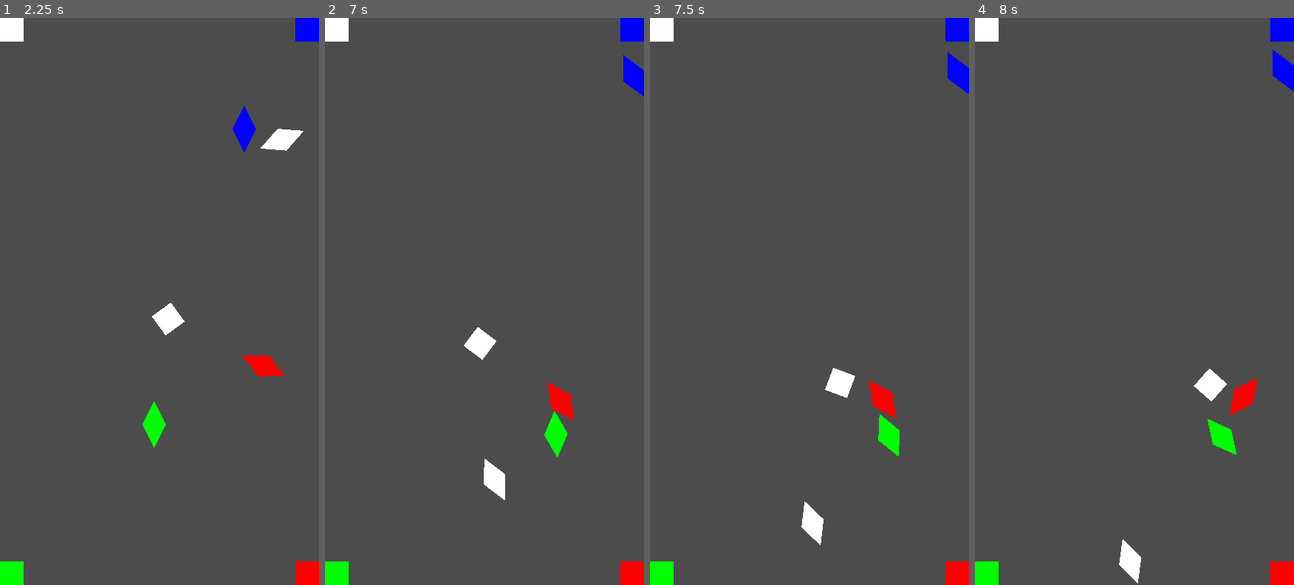
Above: before the commit, frames 1-4 (left to right).
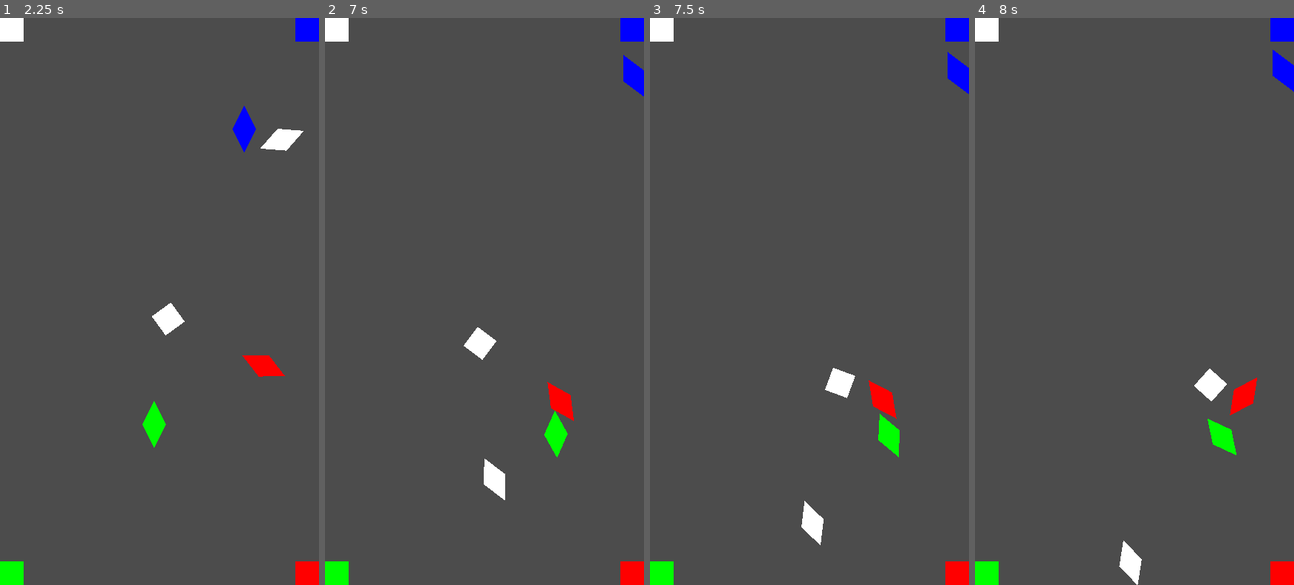
Above: after the commit, the same moments.

Repository: Kiel97/easy-jam-8bits-to-infinity
Game: Godot game, scene res://Game.tscn
Same seed, same stepped clock (60 frames per second), same inputs: the game is played once before the commit and once after it.
Inputs (mouse positions are in pixels of both pictures, inside the frame that each line leads up to):
- Up to frame 1 (2.25 s): move the mouse to (143, 414) at 0.52 s; move the mouse to (255, 386) at 1.27 s; move the mouse to (63, 216) at 2.02 s
- Up to frame 2 (7 s): move the mouse to (500, 301) at 2.77 s; move the mouse to (436, 159) at 3.52 s; move the mouse to (554, 273) at 4.27 s; move the mouse to (420, 329) at 5.02 s; move the mouse to (516, 176) at 5.77 s; move the mouse to (468, 414) at 6.52 s
- Up to frame 3 (7.5 s): move the mouse to (905, 386) at 7.27 s
- Up to frame 4 (8 s): no input

Frame 1 is identical in both runs. In frame 2, less than 0.1% of the frame differs, in the area x 43-79%, y 54-84%; in frame 3, less than 0.1%; in frame 4, less than 0.1%, in the area x 45-89%, y 62-100%.

Commit message:
Make Border a 1-way collisions. Add placeholder for generator

Diff:
--- a/Game.tscn
+++ b/Game.tscn
@@ -9,7 +9,12 @@
 extents = Vector2( 80, 20 )
 
 [sub_resource type="RectangleShape2D" id=2]
-extents = Vector2( 20, 128 )
+extents = Vector2( 128, 20 )
+
+[sub_resource type="Curve2D" id=3]
+_data = {
+"points": PoolVector2Array(  )
+}
 
 [node name="Game" type="Node2D"]
 script = ExtResource( 2 )
@@ -43,7 +48,9 @@
 collision_layer = 4
 
 [node name="CollisionShape2D" type="CollisionShape2D" parent="Borders/NorthBorder"]
+rotation = 3.14159
 shape = SubResource( 1 )
+one_way_collision = true
 __meta__ = {
 "_edit_lock_": true
 }
@@ -54,6 +61,8 @@
 
 [node name="CollisionShape2D2" type="CollisionShape2D" parent="Borders/SouthBorder"]
 shape = SubResource( 1 )
+one_way_collision = true
+one_way_collision_margin = 3.7
 __meta__ = {
 "_edit_lock_": true
 }
@@ -63,7 +72,9 @@
 collision_layer = 4
 
 [node name="CollisionShape2D3" type="CollisionShape2D" parent="Borders/WestBorder"]
+rotation = -4.71238
 shape = SubResource( 2 )
+one_way_collision = true
 __meta__ = {
 "_edit_lock_": true
 }
@@ -73,35 +84,47 @@
 collision_layer = 4
 
 [node name="CollisionShape2D4" type="CollisionShape2D" parent="Borders/EastBorder"]
+rotation = -1.57079
 shape = SubResource( 2 )
+one_way_collision = true
 __meta__ = {
 "_edit_lock_": true
 }
 
-[node name="Player" parent="." instance=ExtResource( 1 )]
-collision_mask = 7
+[node name="JunkGenerator" type="Node2D" parent="."]
 
-[node name="Shard" parent="." instance=ExtResource( 3 )]
+[node name="JunkTimer" type="Timer" parent="JunkGenerator"]
+wait_time = 4.0
+
+[node name="Path2D" type="Path2D" parent="JunkGenerator"]
+curve = SubResource( 3 )
+
+[node name="Junk" type="Node2D" parent="."]
+
+[node name="Shard" parent="Junk" instance=ExtResource( 3 )]
 position = Vector2( 32, 48 )
 contacts_reported = 2
 
-[node name="Shard2" parent="." instance=ExtResource( 3 )]
+[node name="Shard2" parent="Junk" instance=ExtResource( 3 )]
 position = Vector2( 68, 48 )
 contacts_reported = 2
 red = false
 green = false
 
-[node name="Shard3" parent="." instance=ExtResource( 3 )]
+[node name="Shard3" parent="Junk" instance=ExtResource( 3 )]
 position = Vector2( 80, 100 )
 contacts_reported = 2
 green = false
 blue = false
 
-[node name="Shard4" parent="." instance=ExtResource( 3 )]
+[node name="Shard4" parent="Junk" instance=ExtResource( 3 )]
 position = Vector2( 40, 136 )
 contacts_reported = 2
 red = false
 blue = false
+
+[node name="Player" parent="." instance=ExtResource( 1 )]
+collision_mask = 7
 
 [node name="CanvasLayer" type="CanvasLayer" parent="."]
 
Not shown: 1 places in Game.tscn that only renumber resources
